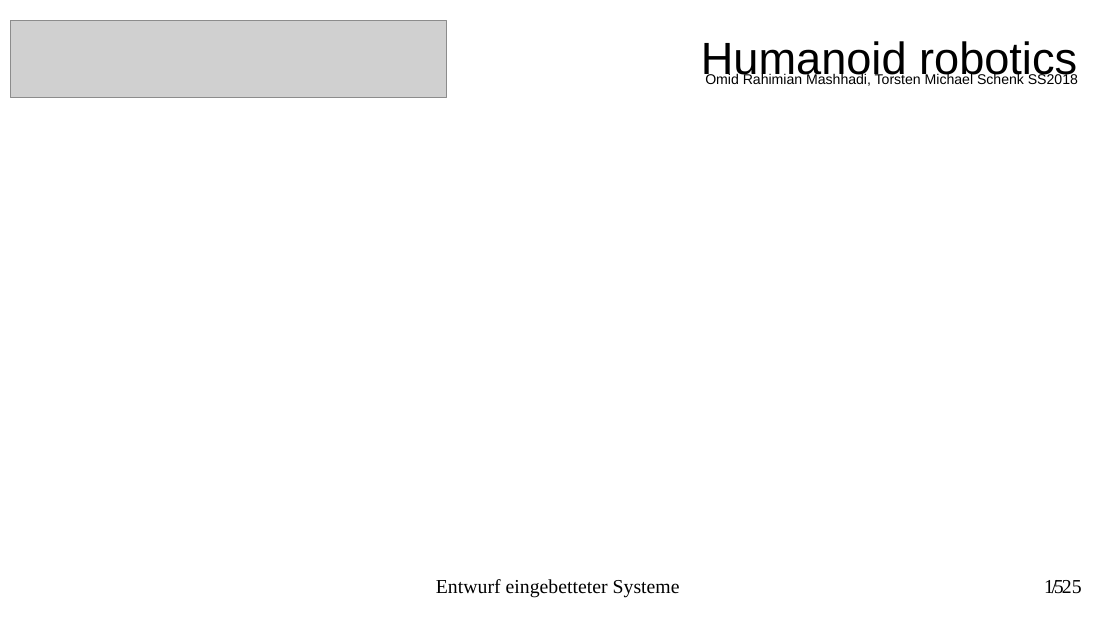
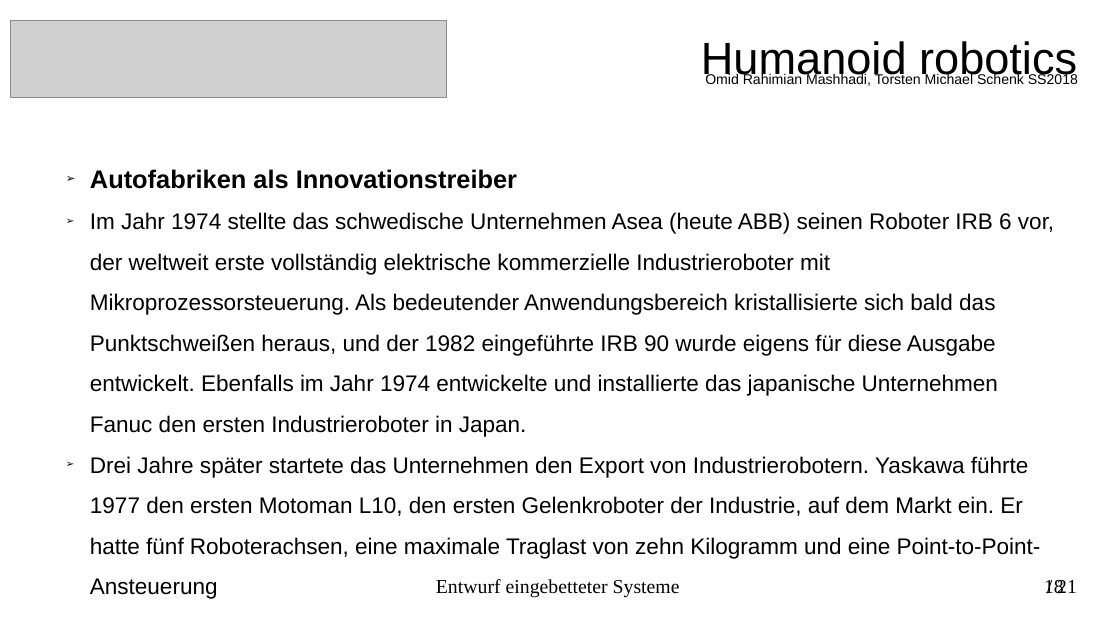
Before and after one commit to torstenschenk/beuth-avatar-ss2018, a slide deck: slide 18 of Presentation/HumanoideRobotic.odp (slide 15 before the commit). Drawn at 1120x630 pixels with LibreOffice and Linux fonts; fonts in the diff are those of the drawing; grey boxes stand for pictures. Boxes give left, top, right and bottom in pixels: in the first picture for what was removed or moved away, otherwise in the second. Text is boxed around its words. In the diff, an @@ line names an element or a change of style, - is before the commit and + after.

```diff
--- a/Presentation/HumanoideRobotic.odp
+++ b/Presentation/HumanoideRobotic.odp
@@ text added at (90,169,1054,559), 16 pt, text #000000 @@
+➢ Autofabriken als Innovationstreiber
+➢ Im Jahr 1974 stellte das schwedische Unternehmen Asea (heute ABB) seinen Roboter IRB 6 vor, der weltweit erste vollständig elektrische kommerzielle Industrieroboter mit Mikroprozessorsteuerung. Als bedeutender Anwendungsbereich kristallisierte sich bald das Punktschweißen heraus, und der 1982 eingeführte IRB 90 wurde eigens für diese Ausgabe entwickelt. Ebenfalls im Jahr 1974 entwickelte und installierte das japanische Unternehmen Fanuc den ersten Industrieroboter in Japan.
+➢ Drei Jahre später startete das Unternehmen den Export von Industrierobotern. Yaskawa führte 1977 den ersten Motoman L10, den ersten Gelenkroboter der Industrie, auf dem Markt ein. Er hatte fünf Roboterachsen, eine maximale Traglast von zehn Kilogramm und eine Point-to-Point-Ansteuerung
@@ page number at (1044,580,1064,594): text changed @@
-15
+18
@@ text added at (1057,580,1077,594), 14 pt, text #000000 @@
+/ 21
@@ text removed at (1062,580,1082,594) @@
-/ 25
```
Also in this commit, not shown: 19 other slides changed, 4 slides removed, 8 other files.
